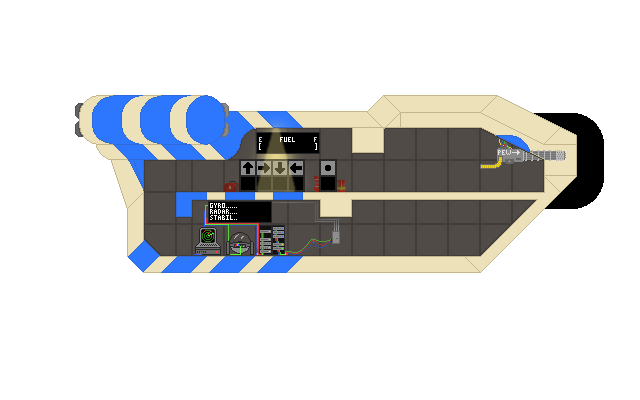
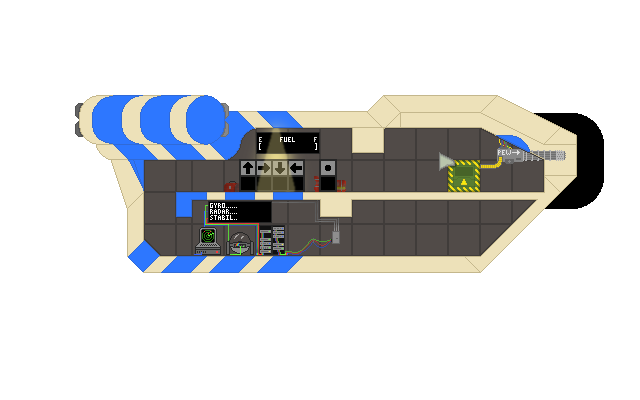
Layer changes from the first w=640, h=400 image to the second:
added layer "AmmoHopper" in group "Thrusters Gas" over (439, 152, 480, 192)
